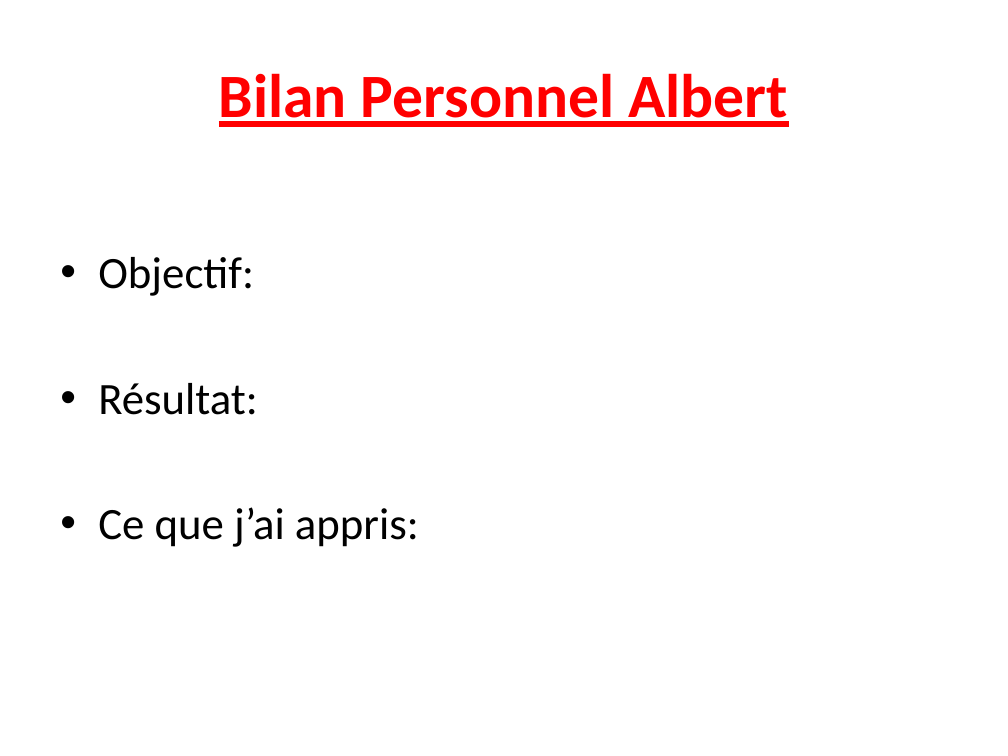
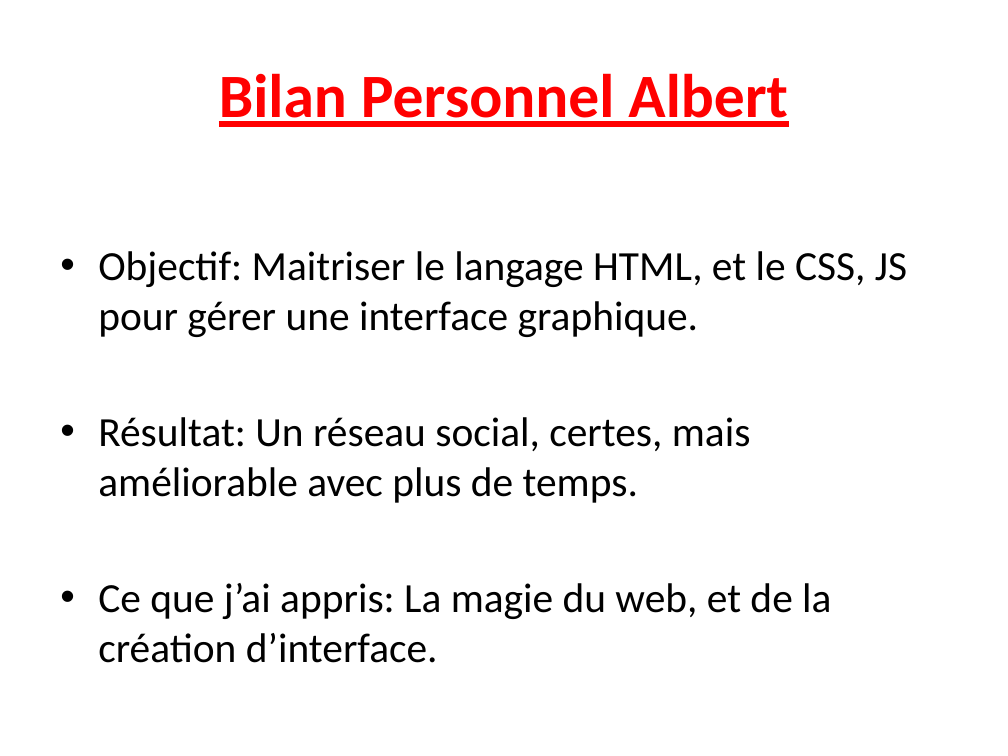
Before and after one commit to albedmds/web, a slide deck: slide 12 of Projet/Rendu final diapo.pptx. Drawn at 1008x756 pixels with LibreOffice and Linux fonts; fonts in the diff are those of the drawing. Boxes give left, top, right and bottom in pixels: in the first picture for what was removed or moved away, otherwise in the second. Text is boxed around its words. In the diff, an @@ line names an element or a change of style, - is before the commit and + after.

Commit message:
PPT

```diff
--- a/Projet/Rendu final diapo.pptx
+++ b/Projet/Rendu final diapo.pptx
@@ text at box(98, 251, 907, 663): text changed; size 32 to 29.6 pt @@
-• Objectif:
-• Résultat:
-• Ce que j’ai appris:
+• Objectif: Maitriser le langage HTML, et le CSS, JS pour gérer une interface graphique.
+• Résultat: Un réseau social, certes, mais améliorable avec plus de temps.
+• Ce que j’ai appris: La magie du web, et de la création d’interface.
```
